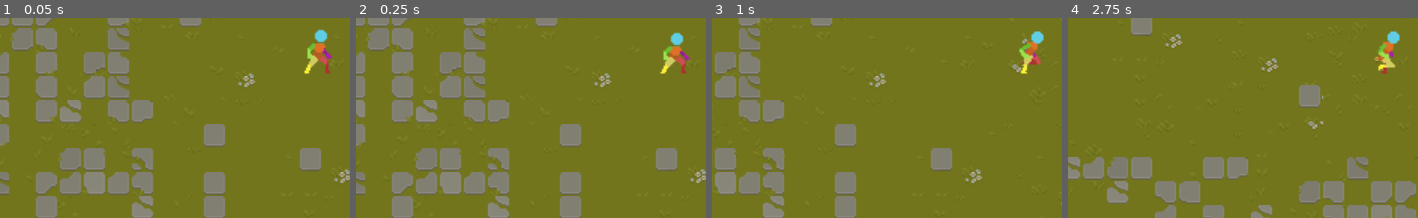
Above: before the commit, frames 1-4 (left to right).
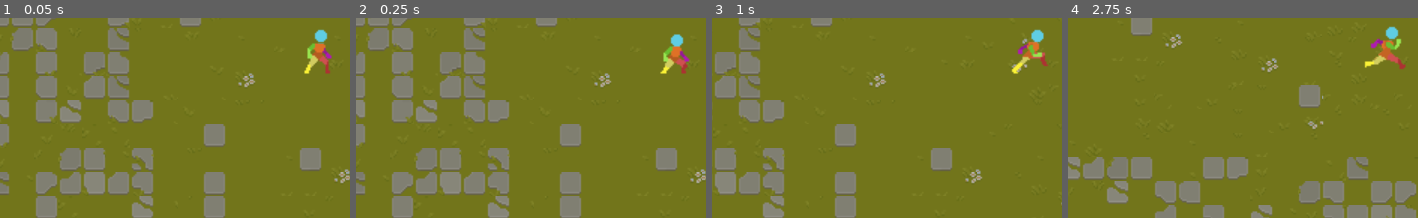
Above: after the commit, the same moments.

Repository: bluedec/GrassHops
Game: Godot game, scene res://scenes/spots/first_spot.tscn
Same seed, same stepped clock (60 frames per second), same inputs: the game is played once before the commit and once after it.
Inputs:
- Up to frame 1 (0.05 s): no input
- Up to frame 2 (0.25 s): no input
- Up to frame 3 (1 s): hold D (right) from 0.53 s (still down); hold H (basic_attack) from 0.53 s (still down)
- Up to frame 4 (2.75 s): release D (right) at 1.28 s; release H (basic_attack) at 1.28 s; hold S (down) 1.28-2.03 s; tap H (basic_attack) at 1.35 s; hold D (right) from 2.03 s (still down); hold H (basic_attack) from 2.03 s (still down)
The pictures show only the part of the screen within x 5-55%, y 36-86%; the shares and areas given below are measured in that part.

Frame 1 is identical in both runs. In frame 2, 0.4% of the frame differs, in the area x 87-96%, y 7-28%; in frame 3, 0.9%; in frame 4, 1.2%, in the area x 84-97%, y 4-28%.

Commit message:
Added animation player

Diff:
--- a/scenes/Johnson/johnson.tscn
+++ b/scenes/Johnson/johnson.tscn
@@ -272,13 +272,13 @@
 "duration": 1.0,
 "texture": SubResource("AtlasTexture_mp1er")
 }],
-"loop": true,
+"loop": false,
 "name": &"run",
 "speed": 7.0
 }]
 
-[sub_resource type="Animation" id="Animation_ek373"]
-resource_name = "idle"
+[sub_resource type="Animation" id="Animation_31xin"]
+length = 0.001
 tracks/0/type = "value"
 tracks/0/imported = false
 tracks/0/enabled = true
@@ -298,17 +298,45 @@
 tracks/1/interp = 1
 tracks/1/loop_wrap = true
 tracks/1/keys = {
+"times": PackedFloat32Array(0),
+"transitions": PackedFloat32Array(1),
+"update": 1,
+"values": [0]
+}
+
+[sub_resource type="Animation" id="Animation_ek373"]
+resource_name = "idle"
+length = 0.9
+step = 0.01
+tracks/0/type = "value"
+tracks/0/imported = false
+tracks/0/enabled = true
+tracks/0/path = NodePath(".:frame")
+tracks/0/interp = 1
+tracks/0/loop_wrap = true
+tracks/0/keys = {
 "times": PackedFloat32Array(0, 0.1, 0.2, 0.3, 0.4, 0.5, 0.6, 0.7, 0.8, 0.9),
 "transitions": PackedFloat32Array(1, 1, 1, 1, 1, 1, 1, 1, 1, 1),
 "update": 1,
-"values": [0, 1, 2, 3, 4, 5, 6, 7, 8, 9]
-}
-
-[sub_resource type="Animation" id="Animation_hbtcg"]
-resource_name = "run"
+"values": [0, 1, 3, 2, 4, 5, 6, 7, 8, 9]
+}
 
 [sub_resource type="Animation" id="Animation_71oim"]
 resource_name = "punch"
+length = 0.2
+step = 0.01
+tracks/0/type = "value"
+tracks/0/imported = false
+tracks/0/enabled = true
+tracks/0/path = NodePath(".:frame")
+tracks/0/interp = 1
+tracks/0/loop_wrap = true
+tracks/0/keys = {
+"times": PackedFloat32Array(0, 0.02, 0.04, 0.06, 0.08, 0.1, 0.12, 0.14, 0.16, 0.18),
+"transitions": PackedFloat32Array(1, 1, 1, 1, 1, 1, 1, 1, 1, 1),
+"update": 1,
+"values": [0, 1, 2, 3, 4, 5, 6, 7, 8, 9]
+}
 
 [sub_resource type="Animation" id="Animation_pi6hn"]
 resource_name = "punch_2"
@@ -337,31 +365,21 @@
 "values": [0]
 }
 
-[sub_resource type="Animation" id="Animation_31xin"]
-length = 0.001
+[sub_resource type="Animation" id="Animation_hbtcg"]
+resource_name = "run"
+length = 0.8
+step = 0.01
 tracks/0/type = "value"
 tracks/0/imported = false
 tracks/0/enabled = true
-tracks/0/path = NodePath(".:animation")
+tracks/0/path = NodePath(".:frame")
 tracks/0/interp = 1
 tracks/0/loop_wrap = true
 tracks/0/keys = {
-"times": PackedFloat32Array(0),
-"transitions": PackedFloat32Array(1),
-"update": 1,
-"values": [&"idle"]
-}
-tracks/1/type = "value"
-tracks/1/imported = false
-tracks/1/enabled = true
-tracks/1/path = NodePath(".:frame")
-tracks/1/interp = 1
-tracks/1/loop_wrap = true
-tracks/1/keys = {
-"times": PackedFloat32Array(0),
-"transitions": PackedFloat32Array(1),
-"update": 1,
-"values": [0]
+"times": PackedFloat32Array(0, 0.1, 0.2, 0.3, 0.4, 0.5, 0.6, 0.7),
+"transitions": PackedFloat32Array(1, 1, 1, 1, 1, 1, 1, 1),
+"update": 1,
+"values": [0, 1, 2, 3, 4, 5, 6, 7]
 }
 
 [sub_resource type="AnimationLibrary" id="AnimationLibrary_g5it7"]
--- a/scripts/johnson.gd
+++ b/scripts/johnson.gd
@@ -1,7 +1,8 @@
 extends CharacterBody2D
 
 @onready var speed = 120
-@onready var anim = $AnimatedSprite2D
+@onready var sprite = $AnimatedSprite2D
+@onready var anim = $AnimatedSprite2D/AnimationPlayer
 var combo : int = 0
 var combo_cooldown : float = 0.5
 
@@ -13,20 +14,24 @@
 	input_direction.normalized()
 
 	if input_direction.x > 0:
-		anim.flip_h = false
+		sprite.flip_h = false
+		sprite.animation = "run"
 		anim.play("run")
 		calculate_velocity_and_slide(input_direction)
 		return
 	elif input_direction.x < 0:
-		anim.flip_h = true
+		sprite.flip_h = true
+		sprite.animation = "run"
 		anim.play("run")
 		calculate_velocity_and_slide(input_direction)
 		return
 	elif input_direction.y > 0 or input_direction.y < 0:
+		sprite.animation = "run"
 		anim.play("run")
 		calculate_velocity_and_slide(input_direction)
 		return
 	else:
+		sprite.animation = "idle"
 		anim.play("idle")
 
 	combo_cooldown -= 0.01
@@ -37,6 +42,7 @@
 
 func attack(combo):
 	if combo == 0:
+		sprite.animation = "punch"
 		anim.play("punch")
 		combo += 1
 	elif combo == 1:
@@ -53,6 +59,3 @@
 func calculate_velocity_and_slide(input_direction):
 	velocity = input_direction * speed
 	move_and_slide()
-
-func _on_punch_animation_finished():
-	print("Animation finished.")
